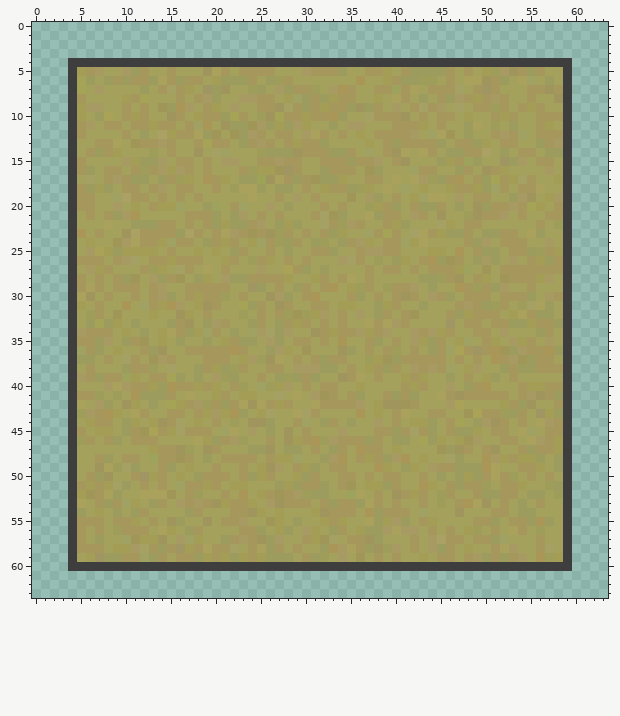
Pixel-art sprite -- Assets/Resources/Textures/Park2.png. Above is the file before it was changed.
The file is 64x64 pixels. Colours within 5 levels of each other are drawn and written as one.
And afterwards:
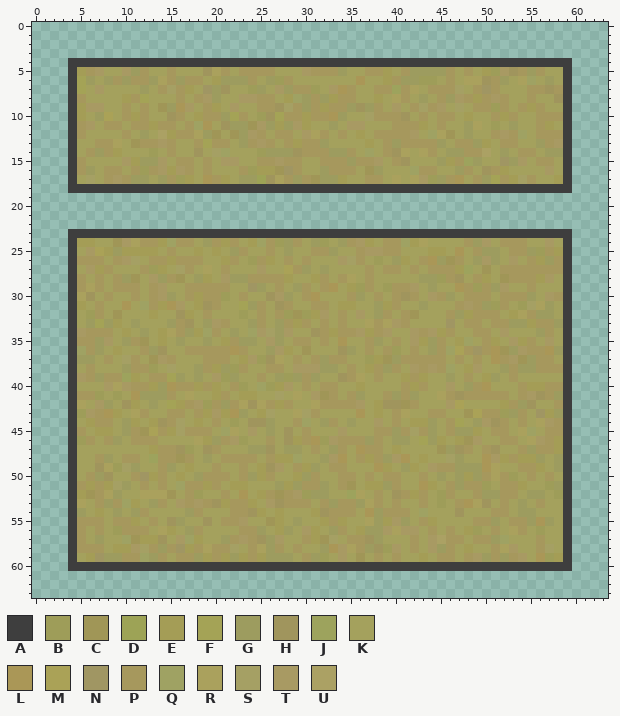
Palette (. is transparent): A #3e3e3e  B #9e9d59  C #a09657  D #9da356  E #a49d56  F #a4a356  G #9d9c5f  H #a0955d  J #9da35d  K #a4a15d  L #aa9757  M #aaa257  N #a09663  P #a6985d  Q #9fa263  R #aaa15d  S #a5a064  T #a89a63  U #aba164
Edits made:
y 18: x 5..58 PGEGKPPKPTKPPKKPKBRRGKGGKPKEPPGBEKRKQKEKKEPPEGQPKPPRKK -> AAAAAAAAAAAAAAAAAAAAAAAAAAAAAAAAAAAAAAAAAAAAAAAAAAAAAA
y 19: x 4..59 APPKKQUPPKPKPKPKKKKKRKKPKTKPKKKCKTGKPKEQRRKTKPPKKGTHKETA -> ........................................................
y 20: x 4..59 APPKKTKEKPEEQKKGJKPQKKTKGKKKPKPKKBEPGKPGGPKGKHGPPTPFEKPA -> ........................................................
y 21: x 4..59 AKPKPGTLKKKKKPPPGKGTKPKPKKKPSCGKKRGPPKTPKHKKBHPPTKPKKPPA -> ........................................................
y 22: x 4..59 AKKKRKKGGGPPKPKPGEGGPTKGEGKKSPBTPKKPEGKKKSEKPPKKKKKKPKBA -> ........................................................
y 23: x 5..58 LKPKKHUPPPPGUPKPRTPCPHBPKPKPGEKKQPFPKSRPEGGPKGGPPKRGKK -> AAAAAAAAAAAAAAAAAAAAAAAAAAAAAAAAAAAAAAAAAAAAAAAAAAAAAA
y 24: x 5 K -> E
